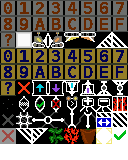
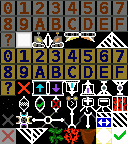
Two versions of the same layered image (128x160). Layer-by-layer changes:
painted on "Background" over [16, 80, 124, 128]
